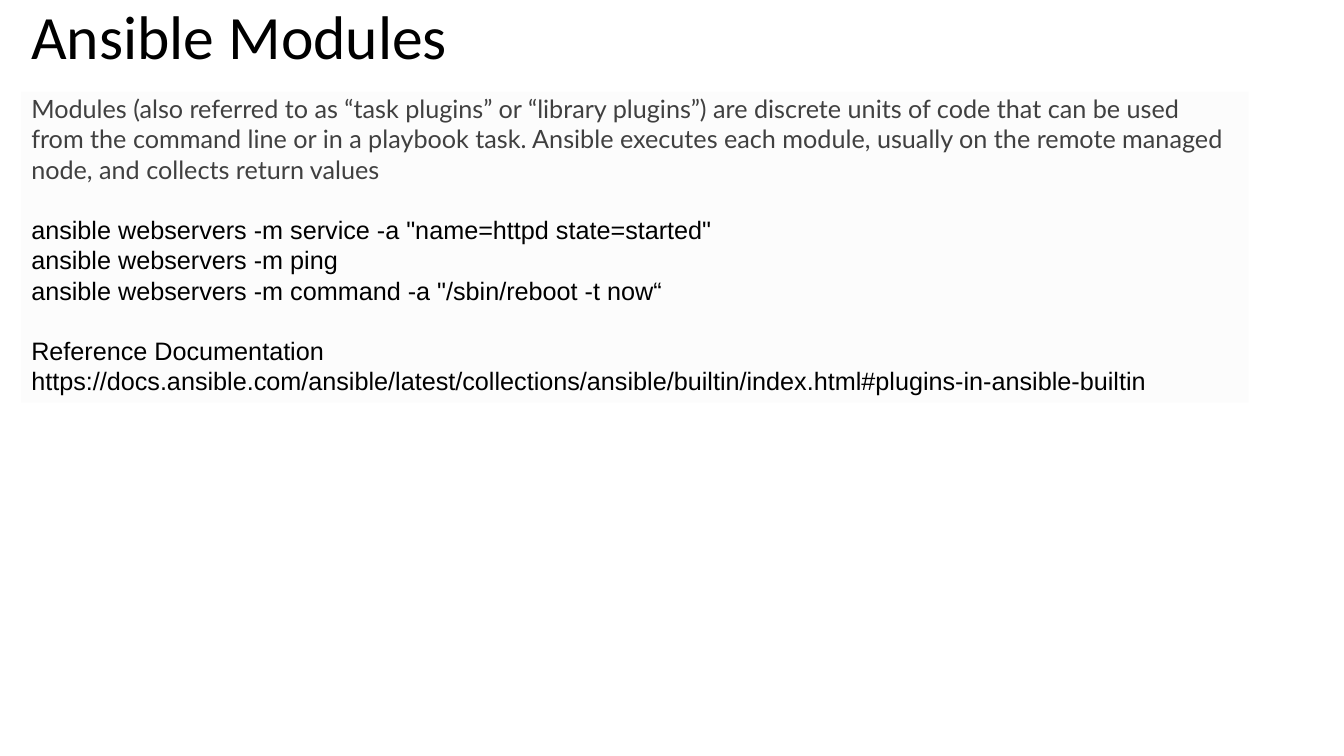
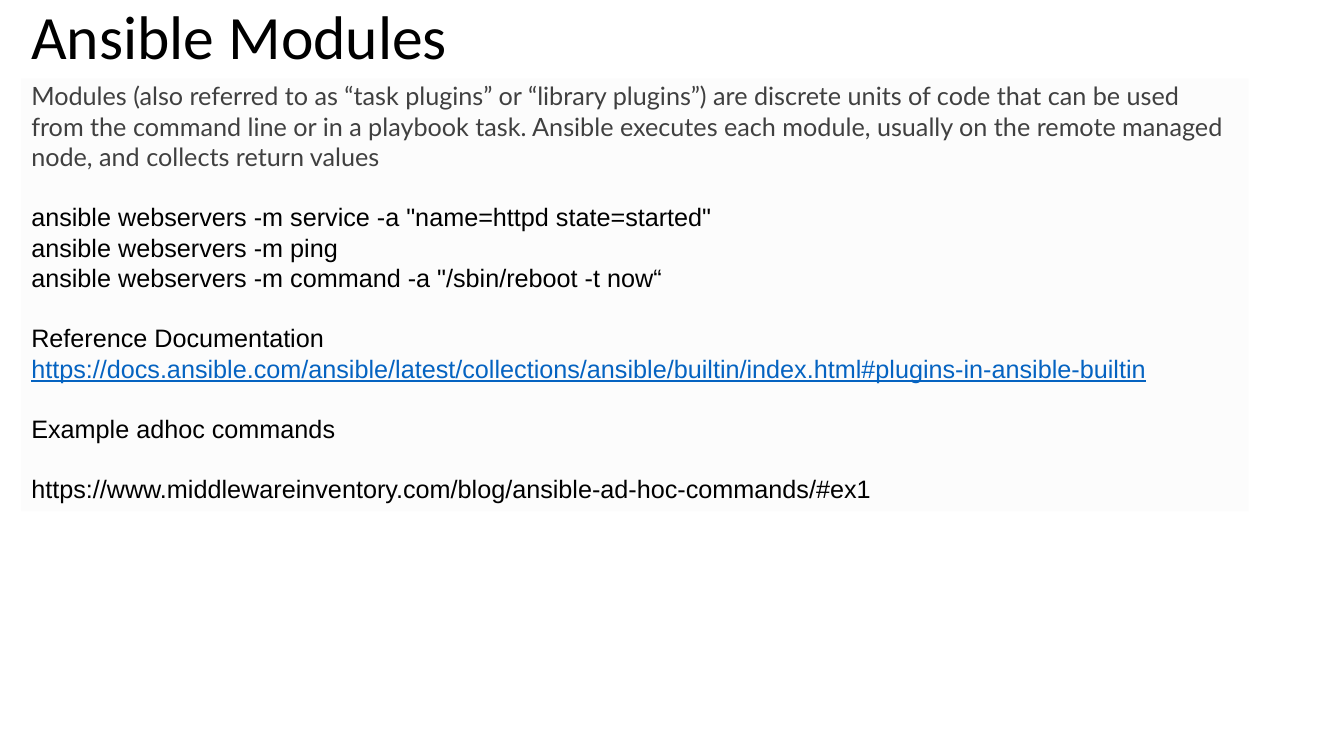
Before and after one commit to afrinafi/ansibletraining, a slide deck: slide 25 of Ansible.pptx. Drawn at 1344x756 pixels with LibreOffice and Linux fonts; fonts in the diff are those of the drawing. Boxes give left, top, right and bottom in pixels: in the first picture for what was removed or moved away, otherwise in the second. Text is boxed around its words. In the diff, an @@ line names an element or a change of style, - is before the commit and + after.

Commit message:
latest ansible file

```diff
--- a/Ansible.pptx
+++ b/Ansible.pptx
@@ text "Modules (also referred to as ...": place and size @@
-text "Modules (also referred to as ..." at bbox=[31, 98, 1222, 396]
+text "Modules (also referred to as ..." at bbox=[31, 85, 1222, 504]
@@ text at bbox=[31, 359, 1145, 383]: text colour #000000 to #0563C1, underline on in "https://docs.ansible.com/ansible/latest/collections/ansible/ ..." @@
@@ text at bbox=[31, 419, 870, 504]: paragraphs added @@
+Example adhoc commands
+https://www.middlewareinventory.com/blog/ansible-ad-hoc-commands/#ex1
```
Also in this commit, not shown: 22 slides added.
